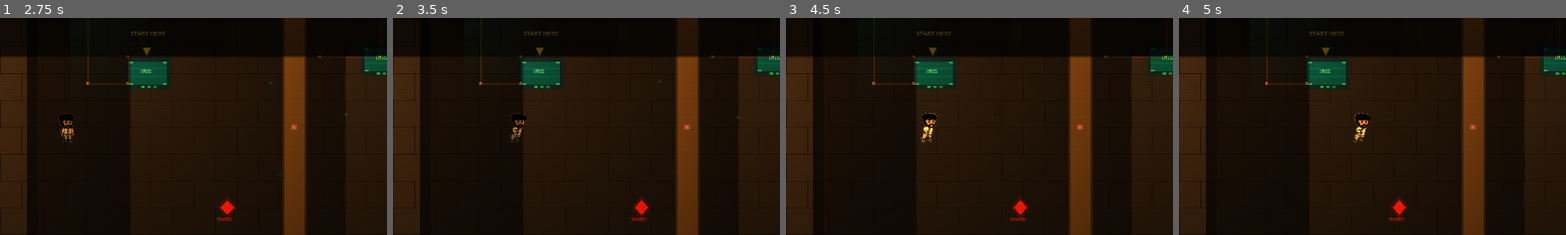
Above: before the commit, frames 1-4 (left to right).
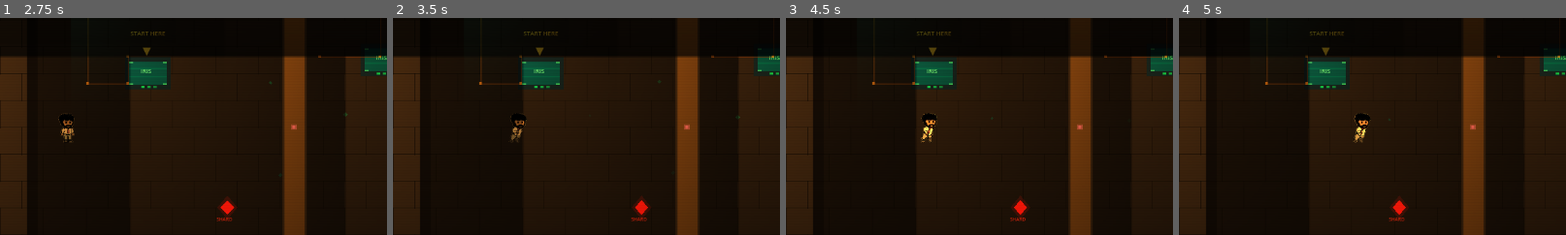
Above: after the commit, the same moments.

Repository: RLblueline/last-instance-ember
Game: Godot game, scene res://scenes/ui/TitleScreen.tscn
The game is run twice, just before and just after one commit, with the same random seed, the same clock (stepped at 60 frames per second) and the same inputs.
Inputs (mouse positions are % of the whole screen's width and height, from its top left):
- Up to frame 1 (2.75 s): click "NEW GAME" at 0.5 s; click "NEW GAME" at 1.25 s; click "ACKNOWLEDGE — BEGIN" at 2 s
- Up to frame 2 (3.5 s): tap Enter (ui_accept) at 2.75, 3.02 s; move the mouse to (72, 45) at 2.77 s; hold Right from 2.78 s (still down); tap E at 2.85 s; click (72, 45) at 2.92 s
- Up to frame 3 (4.5 s): release Right at 3.5 s; drag from (30, 55) to (19, 38) at 3.52 s; tap Enter (ui_accept) at 4.25 s; move the mouse to (60, 28) at 4.27 s; hold Right from 4.28 s (still down); tap X at 4.35 s; click (60, 28) at 4.42 s
- Up to frame 4 (5 s): keep holding Right
The pictures show only the part of the screen within x 0-50%, y 25-75%; the shares and areas given below are measured in that part.

Frame 1 is identical in both runs. In frame 2, less than 0.1% of the frame differs, in the area x 30-35%, y 43-58%; in frame 3, 0.1%; in frame 4, 0.1%, in the area x 45-50%, y 43-58%.

Commit message:
Added and fixed ending

Diff:
--- a/project.godot
+++ b/project.godot
@@ -19,6 +19,10 @@
 
 GameState="*res://autoloads/GameState.gd"
 
+[editor_plugins]
+
+enabled=PackedStringArray("res://addons/copy_all_errors/plugin.cfg")
+
 [physics]
 
 3d/physics_engine="Jolt Physics"
--- a/scenes/overworld/Player.gd
+++ b/scenes/overworld/Player.gd
@@ -16,7 +16,7 @@
 func _setup_animations() -> void:
 	var texture := preload("res://Assets/Sprite Frames (1).png") as Texture2D
 	var frame_w := texture.get_width()  / 6  # 6 columns
-	var frame_h := texture.get_height() / 3.5  # 3 rows
+	var frame_h := int(texture.get_height() / 3.5)  # 3 rows
 
 	var frames := SpriteFrames.new()
 	if frames.has_animation("default"):
--- a/scenes/rooms/room_02/Room02.gd
+++ b/scenes/rooms/room_02/Room02.gd
@@ -75,6 +75,8 @@
 	# Data fragment: upper-left zone — accessible before crossing wall 1, but easy to miss
 	_data_fragment(Vector2(300.0, 140.0), "frag_02")
 
+	if not (GameState.is_puzzle_done("build_better") and GameState.is_puzzle_done("bright_stars")):
+		_door(Rect2(ROOM_W - WALL_T, 310.0, WALL_T, 180.0), "exit_gate")
 	_exit_zone("room_03")
 
 func on_puzzle_completed(puzzle_id: String) -> void:
@@ -90,6 +92,8 @@
 		GameState.set_flag("room_02_all_done")
 		await _db.dialogue_finished
 		_db.present(IRISData.R02_ALL_DONE_LINES, "IRIS", IRISData.R02_ALL_DONE_CHOICES)
+		await _db.dialogue_finished
+		_open_door("exit_gate")
 
 func get_spawn_point() -> Vector2:
 	return Vector2(100.0, 580.0)
--- a/scenes/rooms/room_03/Room03.gd
+++ b/scenes/rooms/room_03/Room03.gd
@@ -56,11 +56,15 @@
 	# Data fragment: upper-left near IRIS — reward for reaching her
 	_data_fragment(Vector2(160.0, 160.0), "frag_03")
 
+	if not GameState.is_puzzle_done("tomorrow_message"):
+		_door(Rect2(ROOM_W - WALL_T, 310.0, WALL_T, 180.0), "exit_gate")
 	_exit_zone("room_04")
 
 func on_puzzle_completed(puzzle_id: String) -> void:
 	if puzzle_id == "tomorrow_message" and _db != null:
 		_db.present(IRISData.R03_POST_PUZZLE)
+		await _db.dialogue_finished
+		_open_door("exit_gate")
 
 func get_spawn_point() -> Vector2:
 	return Vector2(100.0, 620.0)
--- a/scenes/rooms/room_04/Room04.gd
+++ b/scenes/rooms/room_04/Room04.gd
@@ -70,11 +70,15 @@
 	# Data fragment: right column lower — hardest to reach (need to cross both separators)
 	_data_fragment(Vector2(960.0, 660.0), "frag_04")
 
+	if not GameState.is_puzzle_done("debug_circuit"):
+		_door(Rect2(ROOM_W - WALL_T, 310.0, WALL_T, 180.0), "exit_gate")
 	_exit_zone("room_05")
 
 func on_puzzle_completed(puzzle_id: String) -> void:
 	if puzzle_id == "debug_circuit" and _db != null:
 		_db.present(IRISData.R04_POST_PUZZLE)
+		await _db.dialogue_finished
+		_open_door("exit_gate")
 
 func get_spawn_point() -> Vector2:
 	return Vector2(240.0, 160.0)
--- a/scenes/rooms/room_05/Room05.gd
+++ b/scenes/rooms/room_05/Room05.gd
@@ -75,6 +75,8 @@
 	# Data fragment: left zone between the two walls — needs Wall B left gap
 	_data_fragment(Vector2(200.0, 390.0), "frag_05")
 
+	if not (GameState.is_puzzle_done("remember_us_memory") and GameState.is_puzzle_done("final_message")):
+		_door(Rect2(ROOM_W - WALL_T, 310.0, WALL_T, 180.0), "exit_gate")
 	_exit_zone("room_07")
 
 func on_puzzle_completed(_puzzle_id: String) -> void:
@@ -84,6 +86,8 @@
 	if _puzzles_done >= 2 and not GameState.get_flag("room_05_done"):
 		GameState.set_flag("room_05_done")
 		_db.present(IRISData.R05_POST_PUZZLE)
+		await _db.dialogue_finished
+		_open_door("exit_gate")
 
 func get_spawn_point() -> Vector2:
 	return Vector2(100.0, 680.0)
--- a/scenes/rooms/room_06/Room06.gd
+++ b/scenes/rooms/room_06/Room06.gd
@@ -34,6 +34,40 @@
 	_log_terminal(Vector2(1050.0, 580.0), IRISData.LOG_R06)
 	_exit_zone("__title__")
 
+func set_dialogue_box(db: DialogueBox) -> void:
+	super.set_dialogue_box(db)
+	_play_entry()
+
+func _play_entry() -> void:
+	# Fade in from black as player arrives from room 07
+	var cl := CanvasLayer.new()
+	cl.layer = 30
+	add_child(cl)
+	var black := ColorRect.new()
+	black.color = Color(0.0, 0.0, 0.0, 1.0)
+	black.set_anchors_and_offsets_preset(Control.PRESET_FULL_RECT)
+	black.mouse_filter = Control.MOUSE_FILTER_IGNORE
+	cl.add_child(black)
+	var fade := create_tween()
+	fade.tween_property(black, "modulate:a", 0.0, 1.8)
+	fade.tween_callback(cl.queue_free)
+	# Auto-trigger IRIS ending while room fades in — player never needs to press E
+	await get_tree().create_timer(0.5).timeout
+	if _db == null or _iris == null:
+		return
+	if _iris._spoken_initial:
+		return
+	_iris._spoken_initial = true
+	_iris.trigger_glitch()
+	await get_tree().create_timer(0.3).timeout
+	if _db == null:
+		return
+	var choices: Array = IRISData.R06_CHOICES_HIGH if GameState.empathy_score >= 4 \
+			else IRISData.R06_CHOICES_LOW
+	_db.present(IRISData.R06_SETUP_LINES, "IRIS", choices)
+	await _db.dialogue_finished
+	_iris.dialogue_ended.emit()
+
 func _on_iris_dialogue_ended() -> void:
 	if _db == null:
 		GameState.reset()
--- a/scenes/rooms/room_07/Room07.gd
+++ b/scenes/rooms/room_07/Room07.gd
@@ -62,8 +62,12 @@
 	_exit_zone("room_08")
 
 func on_puzzle_completed(puzzle_id: String) -> void:
-	if puzzle_id == "vault_sequence" and _db != null:
-		_db.present(IRISData.R07_POST_PUZZLE)
+	if puzzle_id != "vault_sequence" or _db == null:
+		return
+	_db.present(IRISData.R07_POST_PUZZLE)
+	await _db.dialogue_finished
+	await get_tree().create_timer(0.6).timeout
+	transition_requested.emit("room_08")
 
 func get_spawn_point() -> Vector2:
 	return Vector2(100.0, 400.0)
--- a/scenes/rooms/room_08/Room08.gd
+++ b/scenes/rooms/room_08/Room08.gd
@@ -67,11 +67,15 @@
 	# Data fragment: right zone lower
 	_data_fragment(Vector2(1050.0, 660.0), "frag_08")
 
+	if not GameState.is_puzzle_done("override_code"):
+		_door(Rect2(ROOM_W - WALL_T, 310.0, WALL_T, 180.0), "exit_gate")
 	_exit_zone("room_06")
 
 func on_puzzle_completed(puzzle_id: String) -> void:
 	if puzzle_id == "override_code" and _db != null:
 		_db.present(IRISData.R08_POST_PUZZLE)
+		await _db.dialogue_finished
+		_open_door("exit_gate")
 
 func get_spawn_point() -> Vector2:
 	return Vector2(100.0, 400.0)
--- a/scenes/world/GameWorld.gd
+++ b/scenes/world/GameWorld.gd
@@ -127,7 +127,7 @@
 	if next_room_id == "__title__":
 		get_tree().change_scene_to_file("res://scenes/ui/TitleScreen.tscn")
 		return
-	_load_room(next_room_id)
+	call_deferred("_load_room", next_room_id)
 
 # ── Puzzle management ─────────────────────────────────────────────────────────
 
Not shown, added: addons/copy_all_errors/plugin.cfg
Not shown, added: addons/copy_all_errors/plugin.gd
Not shown, added: addons/copy_all_errors/plugin.gd.uid
